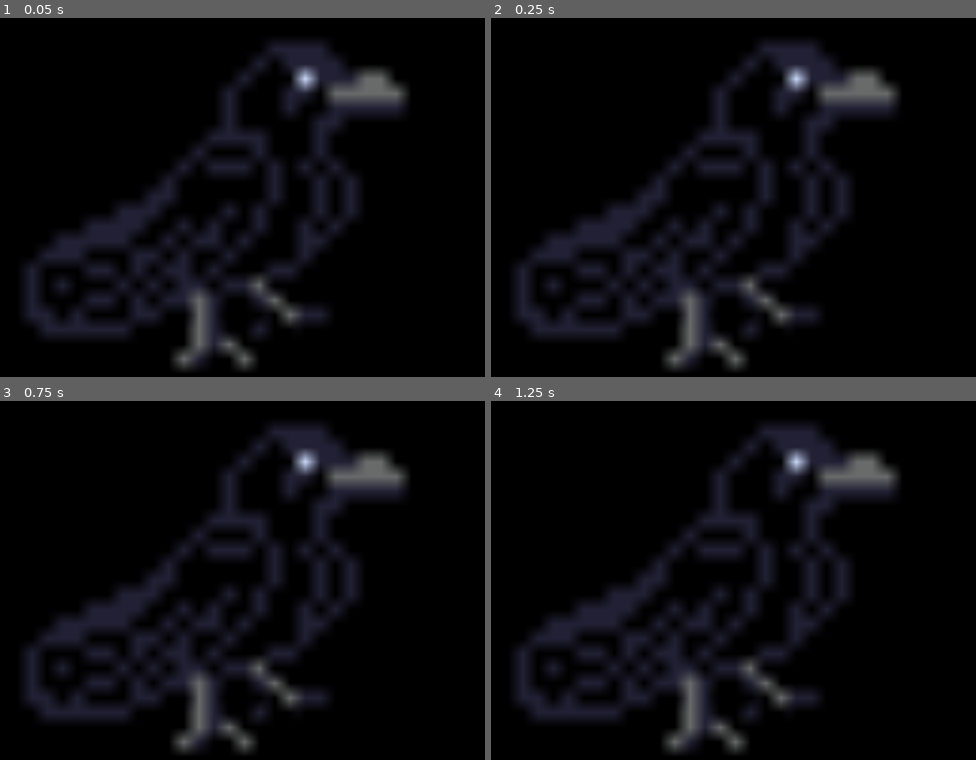
Above: before the commit, frames 1-4 (two rows, left to right).
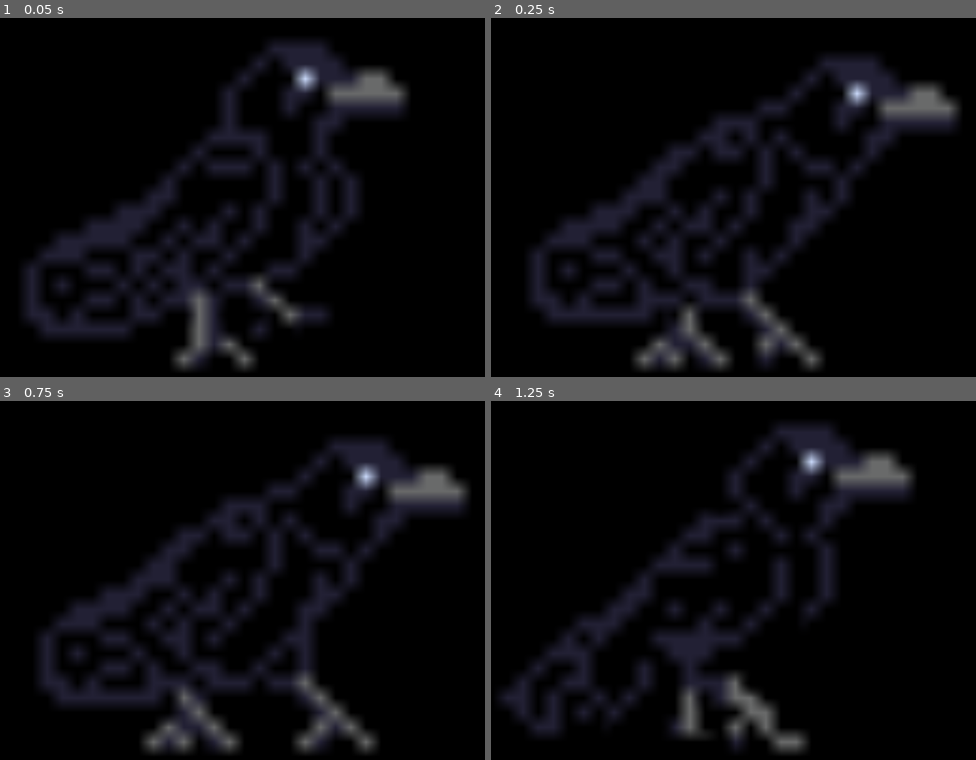
Above: after the commit, the same moments.

Repository: grdrob/screen-pet
Game: Godot game, scene res://2d-scene.tscn
The game is run twice, just before and just after one commit, with the same random seed, the same clock (stepped at 60 frames per second) and the same inputs.
Inputs (mouse positions are in pixels of both pictures, inside the frame that each line leads up to):
- Up to frame 1 (0.05 s): no input
- Up to frame 2 (0.25 s): no input
- Up to frame 3 (0.75 s): tap Enter at 0.5 s; move the mouse to (344, 551) at 0.52 s; hold Right from 0.53 s (still down); tap Alt at 0.6 s; click (344, 551) at 0.67 s
- Up to frame 4 (1.25 s): keep holding Right

Frame 1 is identical in both runs. In frame 2, 18% of the frame differs, in the area x 5-97%, y 6-99%; in frame 3, 18%; in frame 4, 16%.

Commit message:
things-added

Diff:
--- a/whoopsie.gd
+++ b/whoopsie.gd
@@ -4,14 +4,65 @@
 var direction = Vector2(1,0)
 var screen_size = Vector2()
 var window_size = Vector2(200, 200)
+var idle_timer = 0.0
+var is_idling = false
+var is_dragging = false
+var drag_offset = Vector2()
+
+@onready var animated_sprite = $AnimatedSprite2D
+@onready var area = $Area2D
 
 func _ready():
 	screen_size = Vector2(DisplayServer.screen_get_size())
+	animated_sprite.play ("walk")
+	area.input_event.connect(_on_area_input)
+
+func maybe_idle():
+	if randf() < 0.3:
+		is_idling = true
+		idle_timer = randf_range(1.0, 3.0)
+		var r = randi() % 3
+		if r == 0:
+			animated_sprite.play("laying")
+			speed = 0
+
+func _on_area_input(_viewport, event, _shape_idx):
+	if event is InputEventMouseButton and event.button_index == MOUSE_BUTTON_LEFT:
+		if event.pressed:
+			is_dragging = true
+			var mouse_pos = Vector2(DisplayServer.mouse_get_position())
+			var win_pos = Vector2(DisplayServer.window_get_position())
+			drag_offset = mouse_pos - win_pos
+		else:
+			is_dragging = false
 
 func _physics_process(delta: float) -> void:
+	if is_dragging:
+		var mouse_pos = Vector2(DisplayServer.mouse_get_position())
+		var new_win_pos = mouse_pos - drag_offset
+		DisplayServer.window_set_position(Vector2i(new_win_pos))
+		return
+
+	if is_idling:
+		idle_timer -= delta
+		if idle_timer <= 0:
+			is_idling = false
+			speed = 300
+			animated_sprite.play("walk")
+		return
+
 	var window_position = Vector2(DisplayServer.window_get_position())
 	window_position += direction * speed * delta
 	print(window_position)
 	window_position.x = clamp(window_position.x, 0, screen_size.x - window_size.x)
 	window_position.y = clamp(window_position.y, 0, screen_size.y - window_size.y)
 	DisplayServer.window_set_position(Vector2i(window_position))
+
+	if window_position.x <= 0 or window_position.x >= screen_size.x - window_size.x:
+		direction.x *= -1
+		animated_sprite.flip_h = !animated_sprite.flip_h
+		maybe_idle()
+
+	if window_position.y <= 0 or window_position.y >= screen_size.y - window_size.y:
+		direction.y *= -1
+		maybe_idle()
